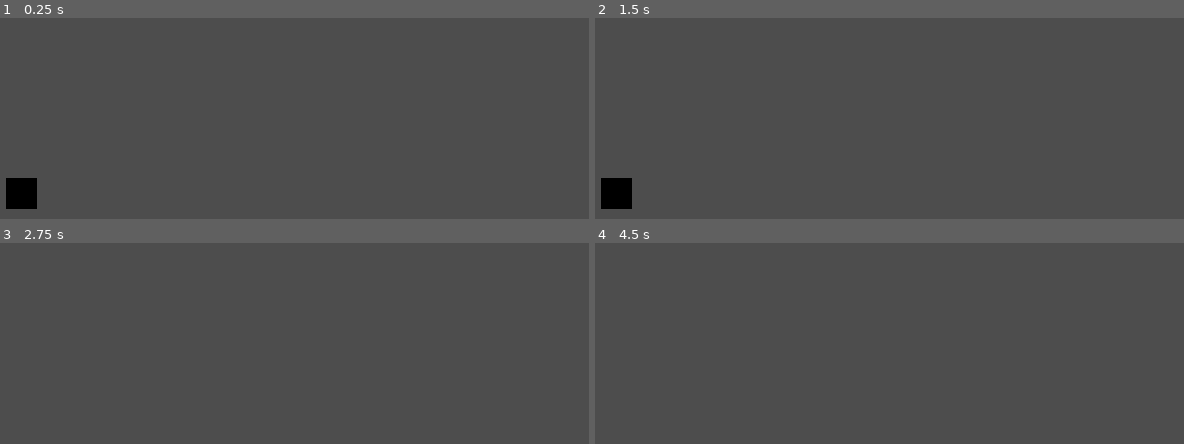
Above: before the commit, frames 1-4 (two rows, left to right).
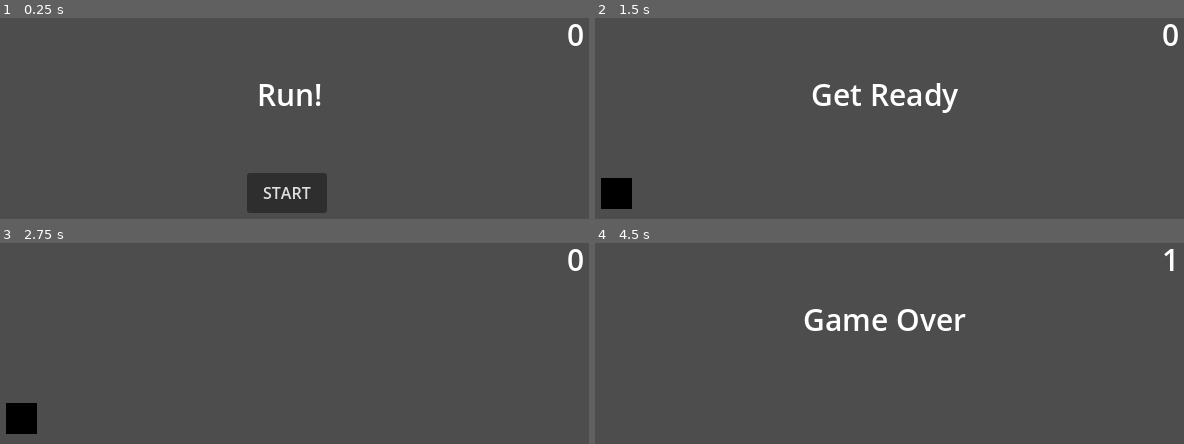
Above: after the commit, the same moments.

Repository: breenatheseira/simple-platformer
Game: Godot game, scene res://game.tscn
The game is run twice, just before and just after one commit, with the same random seed, the same clock (stepped at 60 frames per second) and the same inputs.
Inputs (mouse positions are in pixels of both pictures, inside the frame that each line leads up to):
- Up to frame 1 (0.25 s): no input
- Up to frame 2 (1.5 s): click (883, 192) at 0.5 s, where only the run after the commit has a clickable "START"; tap Enter at 1.25 s
- Up to frame 3 (2.75 s): tap Space (jump) at 1.52, 2.27 s
- Up to frame 4 (4.5 s): tap Space (jump) at 2.75, 3.77, 4.25 s; tap Enter at 3.5 s

The runs differ from the first frame. In frame 1, 4.2% of the frame differs, in the area x 1-99%, y 2-98%; in frame 2, 1.4%; in frame 3, 1.0%; in frame 4, 1.3%.

Commit message:
Renamed Segments to Capitalize. Added a Main Menu + Game Over & Game Start

Diff:
--- /dev/null
+++ b/HUD.gd
@@ -0,0 +1,29 @@
+extends CanvasLayer
+
+signal start_game
+
+func show_message(text):
+	$Message.text = text
+	$Message.show()
+	$MessageTimer.start()
+
+func show_game_over():
+	show_message("Game Over")
+	# Wait until the MessageTimer has counted down.
+	await $MessageTimer.timeout
+
+	$Message.text = "Run!"
+	$Message.show()
+	# Make a one-shot timer and wait for it to finish.
+	await get_tree().create_timer(1.0).timeout
+	$StartButton.show()
+
+func update_score(score):
+	$ScoreLabel.text = str(score)
+
+func _on_message_timer_timeout():
+	$Message.hide()
+
+func _on_start_button_pressed():
+	$StartButton.hide()
+	start_game.emit()
--- a/Player.gd
+++ b/Player.gd
@@ -1,6 +1,8 @@
 extends Node2D
 
 @onready var ray = $RayCast2D
+
+signal hit
 
 var grounded = false
 var gravity = 15
@@ -8,6 +10,13 @@
 var y_velocity = 0
 var jumping = false
 var jump_speed = -500
+
+func _ready():
+	hide()
+
+func start():
+	position = Vector2.ZERO
+	show()
 
 # Called every frame. 'delta' is the elapsed time since the previous frame.
 func _physics_process(delta):
@@ -39,9 +48,9 @@
 
 			position.y -= depth
 
-
 func _on_hit_box_body_entered(body):
-	queue_free()
+	hide()
+	hit.emit()
 
 func _on_head_box_body_entered(body):
 	y_velocity = max(y_velocity, 0)
--- a/game.gd
+++ b/game.gd
@@ -1,20 +1,31 @@
 extends Node2D
 
 var segments = [
-	preload('res://segments/a.tscn'),
-	preload('res://segments/b.tscn'),
-	preload('res://segments/c.tscn')
+	preload('res://Segments/A.tscn'),
+	preload('res://Segments/B.tscn'),
+	preload('res://Segments/C.tscn')
 ]
 
 var speed = 200
-
+var score
 var screen_width = 680
 
 # Called when the node enters the scene tree for the first time.
-func _ready():
-	randomize()
+func new_game():
+	score = 0
+	$Player.start()
+	$StartTimer.start()
+	$HUD.update_score(score)
+	$HUD.show_message("Get Ready")
+
 	spawn_inst(0,0)
 	spawn_inst(screen_width, 0)
+
+func game_over():
+	$ScoreTimer.stop()
+	$HUD.show_game_over()
+	for area in $Floor.get_children():
+		$Floor.remove_child(area)
 
 # Called every frame. 'delta' is the elapsed time since the previous frame.
 func _physics_process(delta):
@@ -29,3 +40,10 @@
 	#var inst = segments[0].instantiate()
 	inst.position = Vector2(x,y)
 	$Floor.add_child(inst)
+
+func _on_start_timer_timeout():
+	$ScoreTimer.start()
+
+func _on_score_timer_timeout():
+	score += 1
+	$HUD.update_score(score)
--- a/game.tscn
+++ b/game.tscn
@@ -1,25 +1,29 @@
-[gd_scene load_steps=6 format=3 uid="uid://ctsldf0tc1w1r"]
+[gd_scene load_steps=9 format=3 uid="uid://ctsldf0tc1w1r"]
 
-[ext_resource type="Script" path="res://game.gd" id="1_3m2i7"]
-[ext_resource type="Texture2D" uid="uid://s247v27xf5m3" path="res://assets/player.jpg" id="1_78i5p"]
-[ext_resource type="Script" path="res://Player.gd" id="1_deayr"]
+[ext_resource type="Script" path="res://game.gd" id="1_0dxjg"]
+[ext_resource type="Script" path="res://Player.gd" id="2_ljcuf"]
+[ext_resource type="Texture2D" uid="uid://s247v27xf5m3" path="res://assets/player.jpg" id="3_53c4q"]
+[ext_resource type="Script" path="res://HUD.gd" id="4_4o0d4"]
 
 [sub_resource type="RectangleShape2D" id="RectangleShape2D_g3r6j"]
-size = Vector2(10, 28)
+size = Vector2(10, 25)
 
 [sub_resource type="RectangleShape2D" id="RectangleShape2D_s5kb8"]
 size = Vector2(32, 3)
 
+[sub_resource type="SystemFont" id="SystemFont_qcpjx"]
+
+[sub_resource type="SystemFont" id="SystemFont_bmxts"]
+
 [node name="Game" type="Node2D"]
-script = ExtResource("1_3m2i7")
+script = ExtResource("1_0dxjg")
 
 [node name="Player" type="Node2D" parent="."]
-position = Vector2(60, 179)
-script = ExtResource("1_deayr")
+script = ExtResource("2_ljcuf")
 
 [node name="PlayerSprite" type="Sprite2D" parent="Player"]
 position = Vector2(-1, 1)
-texture = ExtResource("1_78i5p")
+texture = ExtResource("3_53c4q")
 
 [node name="Camera2D" type="Camera2D" parent="Player"]
 position = Vector2(264, 0)
@@ -31,7 +35,7 @@
 [node name="HitBox" type="Area2D" parent="Player"]
 
 [node name="CollisionShape2D" type="CollisionShape2D" parent="Player/HitBox"]
-position = Vector2(0, 1)
+position = Vector2(-2, -1.5)
 shape = SubResource("RectangleShape2D_g3r6j")
 
 [node name="HeadBox" type="Area2D" parent="Player"]
@@ -43,5 +47,65 @@
 [node name="Floor" type="Node2D" parent="."]
 position = Vector2(60, 213)
 
+[node name="HUD" type="CanvasLayer" parent="."]
+script = ExtResource("4_4o0d4")
+
+[node name="ScoreLabel" type="Label" parent="HUD"]
+anchors_preset = 1
+anchor_left = 1.0
+anchor_right = 1.0
+offset_left = -40.0
+offset_bottom = 42.0
+grow_horizontal = 0
+theme_override_fonts/font = SubResource("SystemFont_qcpjx")
+theme_override_font_sizes/font_size = 30
+text = "0"
+
+[node name="Message" type="Label" parent="HUD"]
+anchors_preset = -1
+anchor_left = 0.5
+anchor_top = 0.206
+anchor_right = 0.5
+anchor_bottom = 0.206
+offset_left = -30.0
+offset_top = -14.16
+offset_right = 35.0
+offset_bottom = 27.84
+grow_horizontal = 2
+grow_vertical = 2
+theme_override_fonts/font = SubResource("SystemFont_bmxts")
+theme_override_font_sizes/font_size = 30
+text = "Run!"
+
+[node name="StartButton" type="Button" parent="HUD"]
+custom_minimum_size = Vector2(80, 40)
+anchors_preset = 8
+anchor_left = 0.5
+anchor_top = 0.5
+anchor_right = 0.5
+anchor_bottom = 0.5
+offset_left = -40.0
+offset_top = -20.0
+offset_right = 40.0
+offset_bottom = 20.0
+grow_horizontal = 2
+grow_vertical = 2
+text = "START"
+
+[node name="MessageTimer" type="Timer" parent="HUD"]
+one_shot = true
+
+[node name="StartTimer" type="Timer" parent="."]
+wait_time = 2.0
+one_shot = true
+
+[node name="ScoreTimer" type="Timer" parent="."]
+
+[connection signal="hit" from="Player" to="." method="game_over"]
 [connection signal="body_entered" from="Player/HitBox" to="Player" method="_on_hit_box_body_entered"]
 [connection signal="body_entered" from="Player/HeadBox" to="Player" method="_on_head_box_body_entered"]
+[connection signal="start_game" from="HUD" to="." method="new_game"]
+[connection signal="pressed" from="HUD/StartButton" to="HUD" method="_on_start_button_pressed"]
+[connection signal="timeout" from="HUD/MessageTimer" to="HUD" method="_on_message_timer_timeout"]
+[connection signal="timeout" from="StartTimer" to="." method="_on_start_timer_timeout"]
+[connection signal="timeout" from="ScoreTimer" to="." method="_on_score_timer_timeout"]
--- a/project.godot
+++ b/project.godot
@@ -11,7 +11,7 @@
 [application]
 
 config/name="Simple-platform"
-run/main_scene="res://game.tscn"
+run/main_scene="res://Game.tscn"
 config/features=PackedStringArray("4.2", "Mobile")
 config/icon="res://icon.svg"
 
